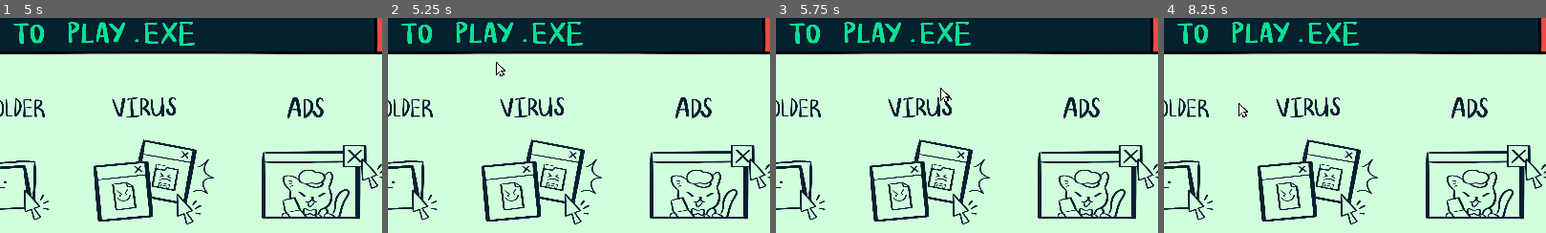
Above: before the commit, frames 1-4 (left to right).
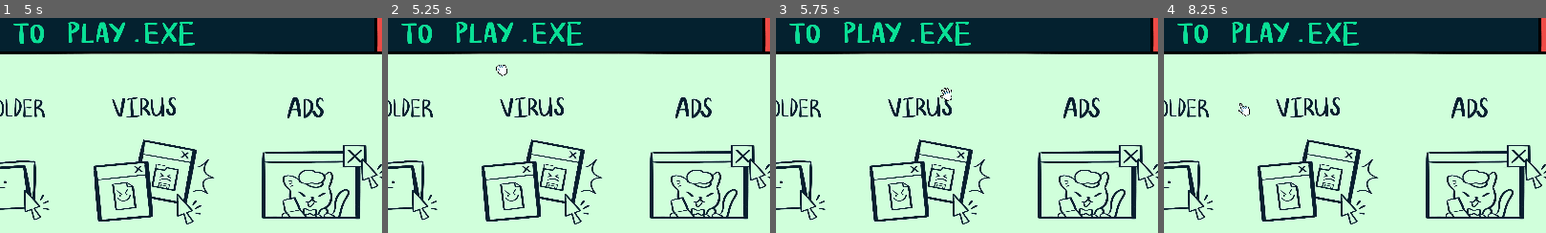
Above: after the commit, the same moments.

Repository: icheft524/Folder-Brawler
Game: Godot game, scene res://menu.tscn
Same seed, same stepped clock (60 frames per second), same inputs: the game is played once before the commit and once after it. The engine's default icon, where the game draws it, is replaced by a stand-in: a white triangle on a blue panel in a dark square.
Inputs (mouse positions are % of the whole screen's width and height, from its top left):
- Up to frame 1 (5 s): click (3, 6) at 0.5 s; tap Enter (ui_accept) at 1.25, 2, 2.75, 3.5, 4.25, 4.52 s; drag from (86, 72) to (24, 16) at 1.27 s; drag from (86, 89) to (24, 16) at 2.02 s; move the mouse to (60, 28) at 2.77 s; press the mouse at (60, 28) at 2.78 s; release the mouse at (60, 28) at 3.5 s; drag from (45, 70) to (86, 72) at 3.52 s; move the mouse to (80, 65) at 4.27 s; press the mouse at (80, 65) at 4.28 s
- Up to frame 2 (5.25 s): release the mouse at (80, 65) at 5 s; tap Enter (ui_accept) at 5 s; drag from (24, 16) to (35, 25) at 5.02 s
- Up to frame 3 (5.75 s): no input
- Up to frame 4 (8.25 s): move the mouse to (55, 50) at 5.77 s; press the mouse at (55, 50) at 5.78 s; release the mouse at (55, 50) at 6.5 s; drag from (55, 28) to (30, 55) at 6.52 s; drag from (16, 50) to (60, 28) at 7.27 s; drag from (23, 38) to (25, 10) at 8.02 s
The pictures show only the part of the screen within x 14-64%, y 9-59%; the shares and areas given below are measured in that part.

Frame 1 is identical in both runs. In frame 2, 0.1% of the frame differs, in the area x 28-32%, y 20-28%; in frame 3, 0.1%, in the area x 43-46%, y 32-40%; in frame 4, 0.1%.

Commit message:
hud upgrade bug fixed

Diff:
--- a/cam.gd
+++ b/cam.gd
@@ -1,4 +1,5 @@
 extends Camera2D
+
 
 @export var shake_power = 4
 @export var big_shake_power = 10
@@ -28,6 +29,10 @@
 		$open_hand.visible = false
 		$drag_hand.visible = false
 		$not_res.visible = false
+		global.hand_mouse = false
+		global.mouse_inv_tab = false
+		global.mouse_inv_drag = false
+
 	else:
 		if global.hand_mouse:
 			$pointer_mouse.visible = false
--- a/enemy/boss/boss.gd
+++ b/enemy/boss/boss.gd
@@ -84,7 +84,7 @@
 
 func _input(event):
 	if event is InputEventMouseButton:
-		if event.is_action_pressed("leftclick") && mouse_in && indicator_finished && not_respond == false:
+		if event.is_action_pressed("leftclick") && mouse_in && indicator_finished && not_respond == false && !global.inv_open:
 			get_viewport().set_input_as_handled()
 			#hp -= 1
 			if percent > global.crit_chance:
--- a/fade.gd
+++ b/fade.gd
@@ -1,5 +1,6 @@
 extends Sprite2D
 
+@onready var cam = $"../cam"
 
 func _ready():
 	modulate.a = 0.75
--- a/folder/upgrade/itemoption.gd
+++ b/folder/upgrade/itemoption.gd
@@ -37,15 +37,15 @@
 			emit_signal("selected_upgrade",item)
 			emit_signal("upgrade")
 
+
 func _on_area_2d_mouse_entered():
 	mouse_over = true
 	if global.on_upgrade:
 		outline.modulate.a = 1
-	pass
+
 
 
 func _on_area_2d_mouse_exited():
 	mouse_over = false
 	if global.on_upgrade:
 		outline.modulate.a = unhighlight
-	pass
--- a/global.gd
+++ b/global.gd
@@ -23,6 +23,7 @@
 var pop_enter_tutorial = false
 var not_respond_mouse = false
 
+
 signal boss_dies
 signal not_responding
 
--- a/hud.gd
+++ b/hud.gd
@@ -1,8 +1,9 @@
 extends Control
 
 @onready var player = global.target
-@onready var itemoption = get_tree().get_first_node_in_group("itemoption")
+@onready var itemoption = get_tree().get_nodes_in_group("itemoption")
 @onready var wavebar = $upgrade/wavebar
+@onready var cam = $"../cam"
 
 var secs = 0
 var mins = 0
@@ -14,15 +15,18 @@
 var wave6 = true
 
 func _ready():
-	itemoption.connect("upgrade",upgraded)
+	itemoption[0].connect("upgrade",upgraded)
+	itemoption[1].connect("upgrade",upgraded)
 	$wave.text = str(1)
 	pass # Replace with function body.
 
 func upgraded():
 	$upgrade/upgradeanim.play("loading")
+	cam.force_pointer = false
 
 func upgradeready():
 	$upgrade/upgradeanim.play("upgradeready")
+	cam.force_pointer = true
 
 func _process(delta):
 	secs = fmod(global.time,60)
@@ -36,18 +40,22 @@
 		wavebar.max_value = 47-22
 		wave2 = false
 	if global.time == 47 and wave3: #wave3
+		upgradeready()
 		$wave.text = str(3)
 		wavebar.max_value = 72-47
 		wave3 = false
 	if global.time == 72 and wave4: #wave4
+		upgradeready()
 		$wave.text = str(4)
 		wavebar.max_value = 97-72
 		wave4 = false
 	if global.time == 97 and wave5: #wave5
+		upgradeready()
 		$wave.text = str(5)
 		wavebar.max_value = 132-97
 		wave5 = false
 	if global.time == 132 and wave6: #wave6
+		upgradeready()
 		$wave.text = str(5)
 		wavebar.max_value = 1
 		wave6 = false
--- a/main.tscn
+++ b/main.tscn
@@ -223,6 +223,7 @@
 [node name="fade" parent="." instance=ExtResource("16_nwa8d")]
 process_mode = 3
 visible = false
+z_index = 1
 position = Vector2(685, 504.5)
 scale = Vector2(21.5312, 15.8906)
 
--- a/popup.gd
+++ b/popup.gd
@@ -3,6 +3,8 @@
 @onready var image = $image
 @onready var close_but = $"image/close"
 @onready var mouse_cam = $"../cam"
+@onready var folder = $"../folder"
+@onready var folder_shadow = $"../folder/shadow"
 
 var howto1 = preload("res://art/howtoplay/howtoplay.png")
 var howto2 = preload("res://art/howtoplay/howtoplay2.png")
@@ -19,6 +21,7 @@
 var pop =  Vector2(0.05,0.05)
 var close =  Vector2(0.1,0.1)
 var is_enter = false
+var closed = false
 
 
 func _ready():
@@ -29,6 +32,7 @@
 
 
 func showpo(is_show: bool, howtoimage):
+	closed = false
 	if !is_show:
 		if global.pop_start_tutorial:
 			is_enter = true
@@ -50,7 +54,8 @@
 		get_tree().paused = false
 
 func _process(delta):
-	if global.pop_enter_tutorial && !is_enter:
+	#if global.pop_enter_tutorial && !is_enter:
+	if global.time == 7:
 		showpo(is_enter,howto2)
 	if image.scale < Vector2(0.3,0.3):
 		closepo()
@@ -69,6 +74,23 @@
 
 
 func _on_close_pressed():
+	closed = true
+	folder.dragging_folder = false
+	folder_shadow.visible = false
 	var tween_close = create_tween()
 	tween_close.tween_property(image,"scale",normal - close,0.4).set_trans(Tween.TRANS_QUINT).set_ease(Tween.EASE_IN)
 	tween_close.play()
+	global.hand_mouse = false
+	mouse_cam.force_pointer = false
+
+
+func _on_close_mouse_entered():
+	if !closed:
+		mouse_cam.force_pointer = false
+		global.hand_mouse = true
+
+
+func _on_close_mouse_exited():
+	if !closed:
+		mouse_cam.force_pointer = true
+		global.hand_mouse = false
--- a/popup.tscn
+++ b/popup.tscn
@@ -29,4 +29,6 @@
 ignore_texture_size = true
 stretch_mode = 0
 
+[connection signal="mouse_entered" from="image/close" to="." method="_on_close_mouse_entered"]
+[connection signal="mouse_exited" from="image/close" to="." method="_on_close_mouse_exited"]
 [connection signal="pressed" from="image/close" to="." method="_on_close_pressed"]
